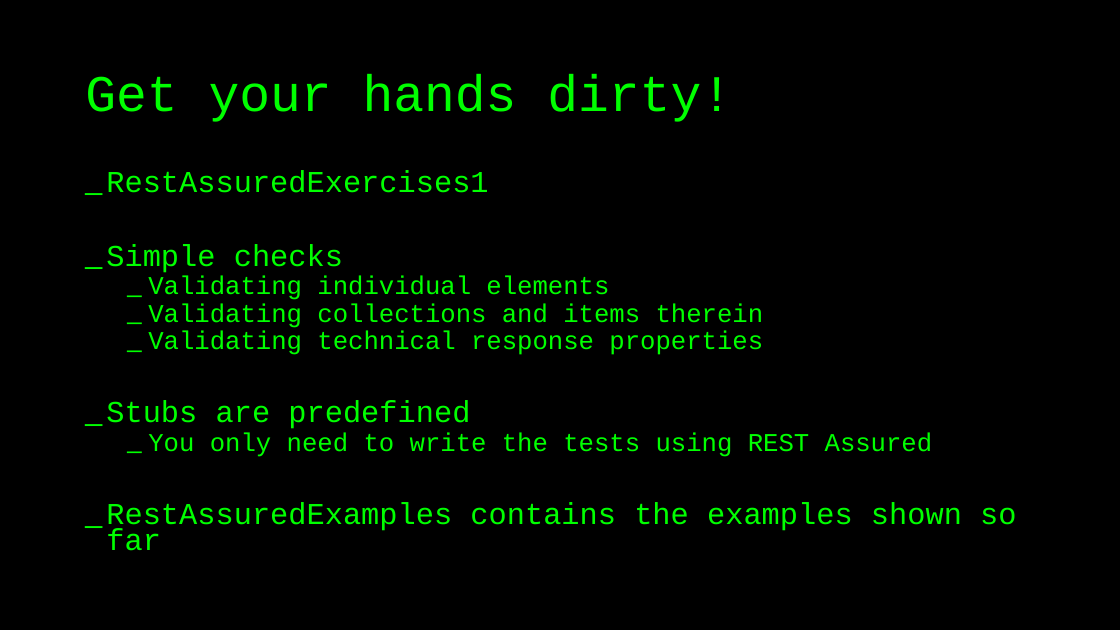
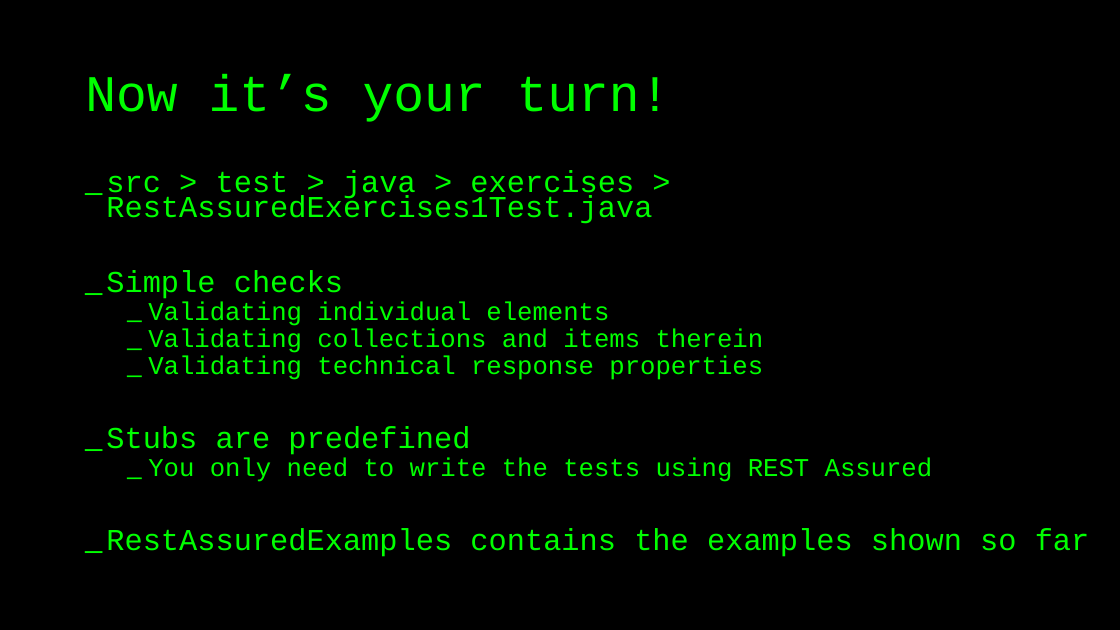
Before and after one commit to basdijkstra/rest-assured-workshop, a slide deck: slide 20 of RestAssuredWorkshop.pptx. Drawn at 1120x630 pixels with LibreOffice and Linux fonts; fonts in the diff are those of the drawing. Boxes give left, top, right and bottom in pixels: in the first picture for what was removed or moved away, otherwise in the second. Text is boxed around its words. In the diff, an @@ line names an element or a change of style, - is before the commit and + after.

```diff
--- a/RestAssuredWorkshop.pptx
+++ b/RestAssuredWorkshop.pptx
@@ title at <box>85,73,671,122</box>: text changed @@
-Get your hands dirty!
+Now it’s your turn!
@@ text at <box>106,170,652,224</box>: text changed @@
-_ RestAssuredExercises1
+_ src > test > java > exercises > RestAssuredExercises1Test.java
```
Also in this commit, not shown: 7 other slides changed, 3 slides added, 1 slide removed, 13 other files.
